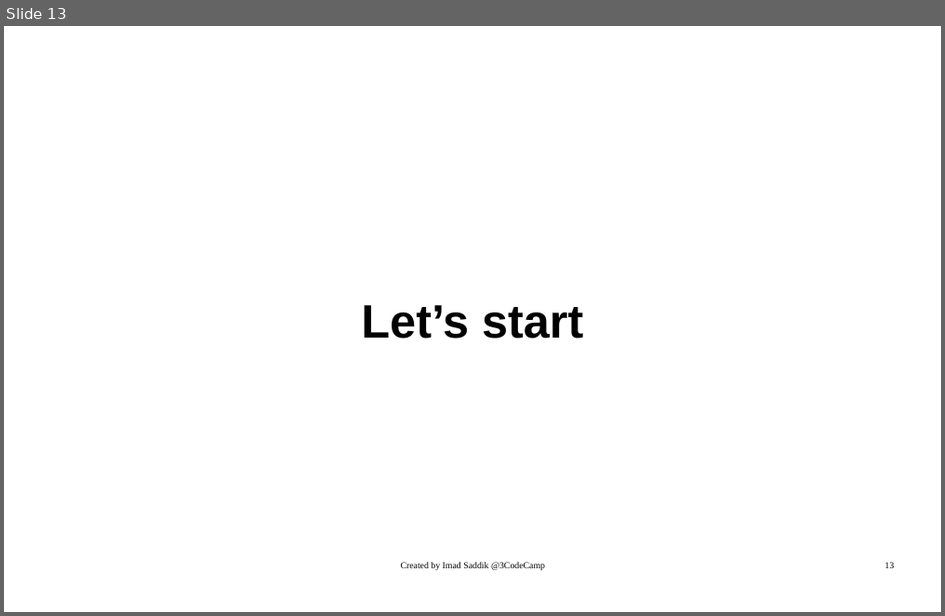
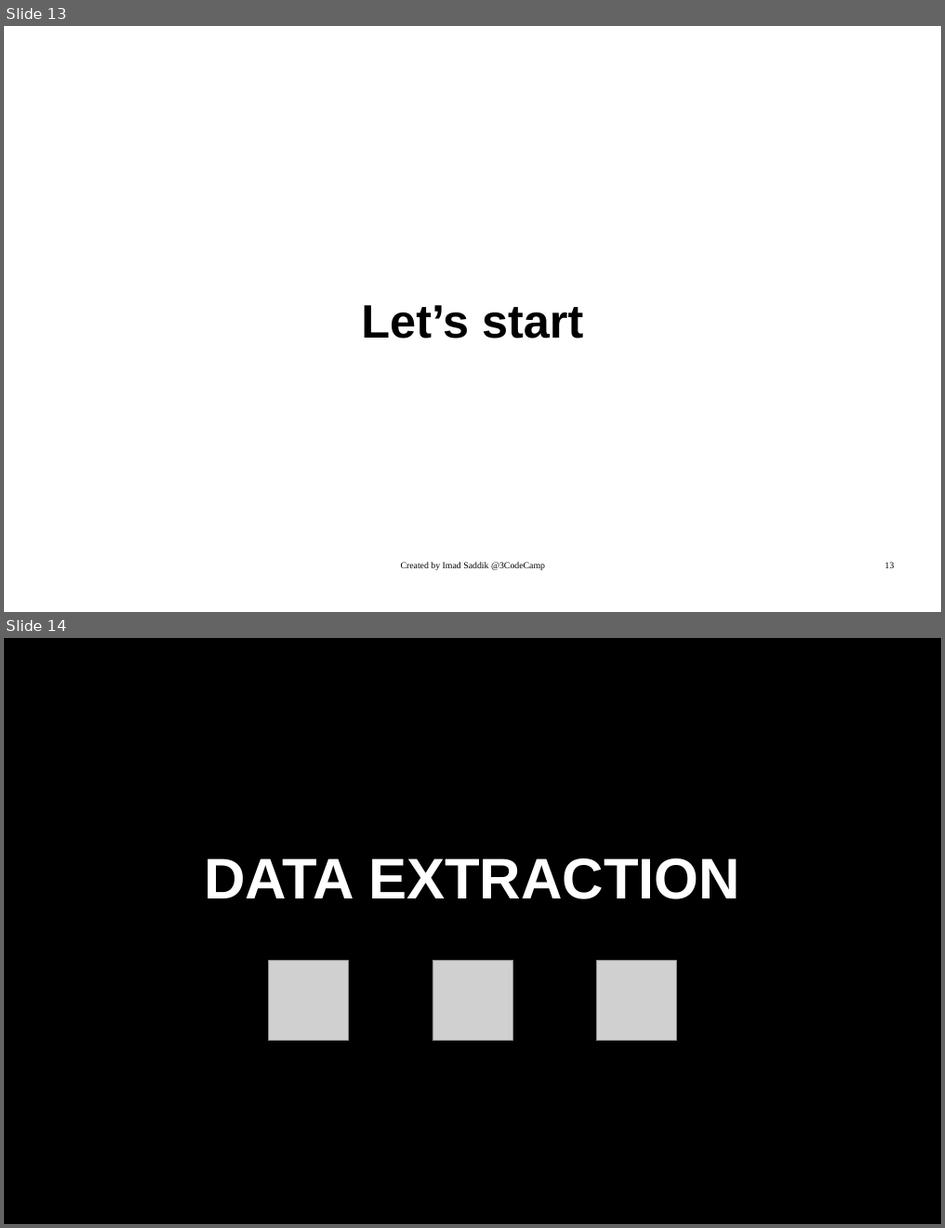
Before and after one commit to thEOneA/Personal_LLM_via_SFT_RLHF, a slide deck: Slides.odp. Shown one above the other, each under a label of ours: slide 13 before the commit, slides 13 and 14 after it. The pictures are 945x616 and 945x1228 pixels, drawn with LibreOffice and Linux fonts; fonts in the diff are those of the drawing; grey boxes stand for pictures. Boxes give left, top, right and bottom in pixels: in the first picture for what was removed or moved away, otherwise in the second. Text is boxed around its words. In the diff, an @@ line names an element or a change of style, - is before the commit and + after.

Commit message:
Added slides for the data extraction and cleaning video

```diff
--- a/Slides.odp
+++ b/Slides.odp
@@ slide 14 added at bbox=[4, 638, 941, 1224], background #FFFFFF @@
@@ rectangle added at bbox=[4, 638, 941, 1224], fill #000000, outline #000000 0 pt @@
@@ text added at bbox=[205, 858, 741, 899], 88 pt, text #FFFFFF, bold @@
+DATA EXTRACTION
@@ picture added at bbox=[269, 960, 349, 1040] @@
@@ picture added at bbox=[433, 960, 513, 1040] @@
@@ picture added at bbox=[597, 960, 677, 1040] @@
@@ rectangle added at bbox=[368, 1153, 906, 1201], fill #000000, outline #000000 0 pt @@
```
Also in this commit, not shown: 5 other slides added.
